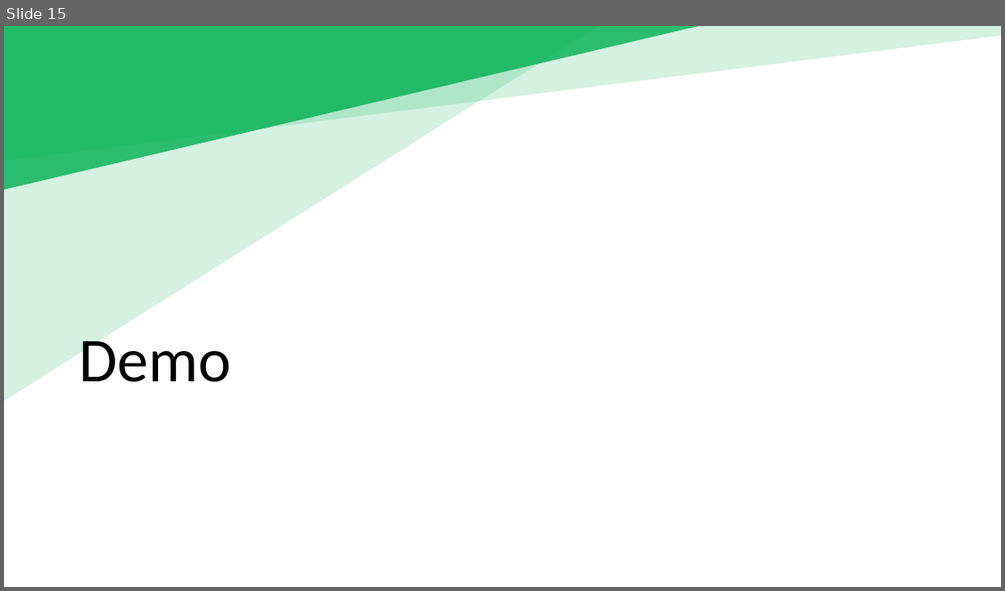
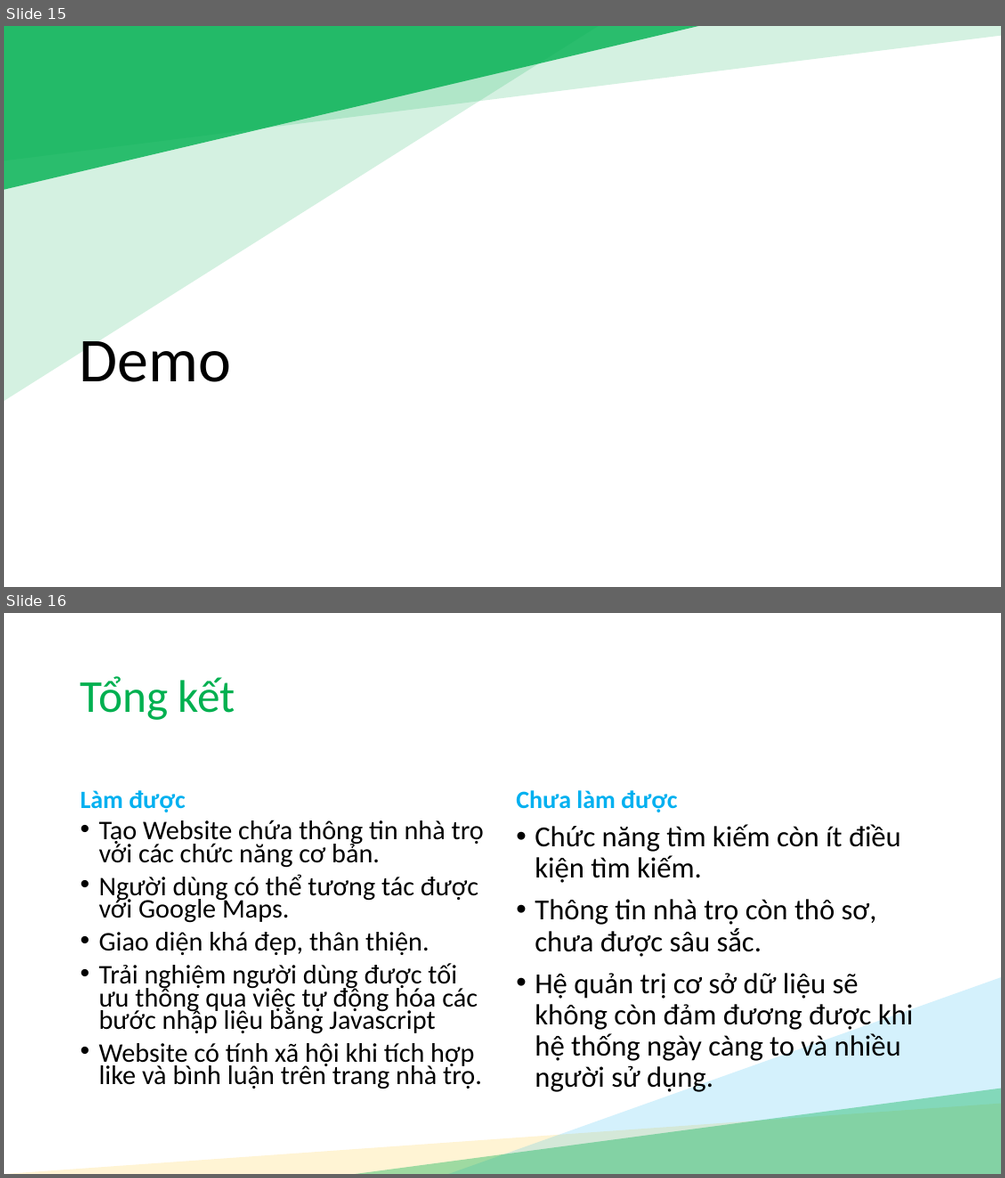
Before and after one commit to duduct/NienLuan4, a slide deck: docs/NL04_Báo cáo niên luận.pptx. Shown one above the other, each under a label of ours: slide 15 before the commit, slides 15 and 16 after it. The pictures are 1005x591 and 1005x1178 pixels, drawn with LibreOffice and Linux fonts; fonts in the diff are those of the drawing. Boxes give left, top, right and bottom in pixels: in the first picture for what was removed or moved away, otherwise in the second. Text is boxed around its words. In the diff, an @@ line names an element or a change of style, - is before the commit and + after.

```diff
--- a/docs/NL04_Báo cáo niên luận.pptx
+++ b/docs/NL04_Báo cáo niên luận.pptx
@@ slide 16 added at (x1=4, y1=613, x2=1001, y2=1174), background #FFFFFF @@
@@ title added at (x1=81, y1=676, x2=235, y2=720), 44 pt, text #00B050 @@
+Tổng kết
@@ text added at (x1=81, y1=790, x2=185, y2=812), 24 pt, text #00B0F0, bold @@
+Làm được
@@ text added at (x1=516, y1=790, x2=677, y2=812), 24 pt, text #00B0F0, bold @@
+Chưa làm được
@@ text added at (x1=99, y1=819, x2=484, y2=1089), 25.9 pt, text #000000 @@
+• Tạo Website chứa thông tin nhà trọ với các chức năng cơ bản.
+• Người dùng có thể tương tác được với Google Maps.
+• Giao diện khá đẹp, thân thiện.
+• Trải nghiệm người dùng được tối ưu thông qua việc tự động hóa các bước nhập liệu bằng Javascript
+• Website có tính xã hội khi tích hợp like và bình luận trên trang nhà trọ.
@@ text added at (x1=534, y1=824, x2=913, y2=1094), 28 pt, text #000000 @@
+• Chức năng tìm kiếm còn ít điều kiện tìm kiếm.
+• Thông tin nhà trọ còn thô sơ, chưa được sâu sắc.
+• Hệ quản trị cơ sở dữ liệu sẽ không còn đảm đương được khi hệ thống ngày càng to và nhiều người sử dụng.
@@ right triangle added at (x1=449, y1=977, x2=1001, y2=1174), fill #00B0F0 at 17% opacity @@
@@ right triangle added at (x1=356, y1=1088, x2=1001, y2=1174), fill #00B050 at 38% opacity @@
@@ right triangle added at (x1=4, y1=1103, x2=1001, y2=1174), fill #FFC000 at 17% opacity @@
```
Also in this commit, not shown: 1 slide changed, 2 other slides added, 1 other file.
